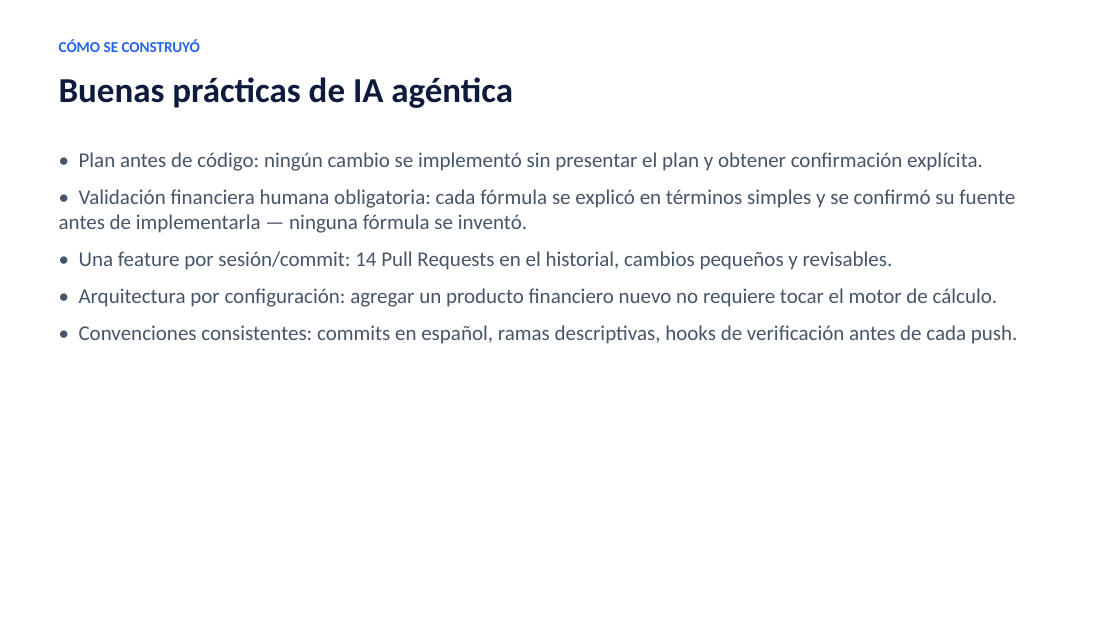
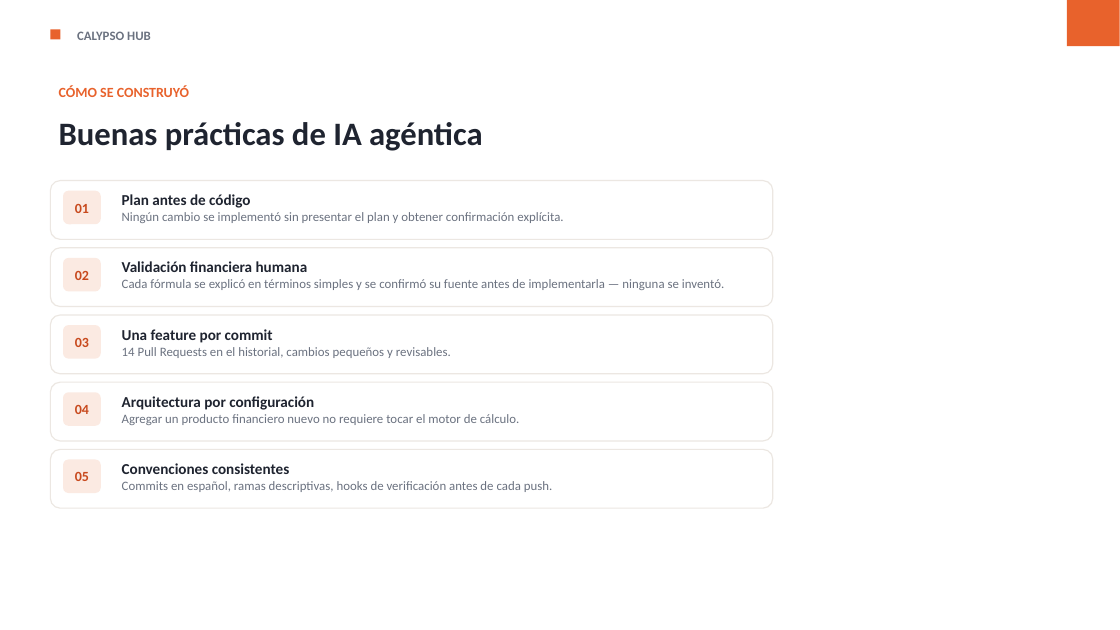
Before and after one commit to gabrielalonso-pr/calypso-knowledge-hub, a slide deck: slide 9 of presentation/calypso-knowledge-hub.pptx. Drawn at 1120x630 pixels with LibreOffice and Linux fonts; fonts in the diff are those of the drawing. Boxes give left, top, right and bottom in pixels: in the first picture for what was removed or moved away, otherwise in the second. Text is boxed around its words. In the diff, an @@ line names an element or a change of style, - is before the commit and + after.

```diff
--- a/presentation/calypso-knowledge-hub.pptx
+++ b/presentation/calypso-knowledge-hub.pptx
@@ rectangle added at [50, 29, 60, 39], fill #E8622C @@
@@ rectangle added at [1067, 0, 1120, 46], fill #E8622C @@
@@ text added at [77, 31, 151, 40], 11 pt, text #6B7280, bold @@
+CALYPSO HUB
@@ text "CÓMO SE CONSTRUYÓ": place and size @@
-text "CÓMO SE CONSTRUYÓ" at [59, 39, 200, 52]
+text "CÓMO SE CONSTRUYÓ" at [59, 86, 189, 97]
@@ text "CÓMO SE CONSTRUYÓ" at [59, 86, 189, 97]: size 13 to 12 pt, text colour #2563EB to #E8622C @@
@@ text "Buenas prácticas de IA agéntica": place and size @@
-text "Buenas prácticas de IA agéntica" at [59, 77, 513, 108]
+text "Buenas prácticas de IA agéntica" at [59, 122, 483, 151]
@@ text "Buenas prácticas de IA agéntica" at [59, 122, 483, 151]: size 30 to 28 pt, text colour #0F1B3D to #1F2430 @@
@@ text removed at [59, 152, 1018, 344] @@
-• Plan antes de código: ningún cambio se implementó sin presentar el plan y obtener confirmación explícita.
-• Validación financiera humana obligatoria: cada fórmula se explicó en términos simples y se confirmó su fuente antes de implementarla — ninguna fórmula se inventó.
-• Una feature por sesión/commit: 14 Pull Requests en el historial, cambios pequeños y revisables.
-• Arquitectura por configuración: agregar un producto financiero nuevo no requiere tocar el motor de cálculo.
-• Convenciones consistentes: commits en español, ramas descriptivas, hooks de verificación antes de cada push.
@@ rounded rectangle added at [50, 181, 773, 239], fill #FFFFFF, outline #ECE7E2 1 pt @@
@@ rounded rectangle added at [63, 191, 101, 224], fill #FBEAE2, 12 pt, text #C84A1E, bold @@
+01
@@ text added at [122, 194, 563, 223], 11 pt, text #6B7280 @@
+Plan antes de código
+Ningún cambio se implementó sin presentar el plan y obtener confirmación explícita.
@@ rounded rectangle added at [50, 248, 773, 307], fill #FFFFFF, outline #ECE7E2 1 pt @@
@@ rounded rectangle added at [63, 258, 101, 292], fill #FBEAE2, 12 pt, text #C84A1E, bold @@
+02
@@ text added at [122, 261, 724, 290], 11 pt, text #6B7280 @@
+Validación financiera humana
+Cada fórmula se explicó en términos simples y se confirmó su fuente antes de implementarla — ninguna se inventó.
@@ rounded rectangle added at [50, 315, 773, 374], fill #FFFFFF, outline #ECE7E2 1 pt @@
@@ rounded rectangle added at [63, 325, 101, 359], fill #FBEAE2, 12 pt, text #C84A1E, bold @@
+03
@@ text added at [122, 329, 451, 358], 11 pt, text #6B7280 @@
+Una feature por commit
+14 Pull Requests en el historial, cambios pequeños y revisables.
@@ rounded rectangle added at [50, 382, 773, 441], fill #FFFFFF, outline #ECE7E2 1 pt @@
@@ rounded rectangle added at [63, 392, 101, 426], fill #FBEAE2, 12 pt, text #C84A1E, bold @@
+04
@@ text added at [122, 396, 520, 425], 11 pt, text #6B7280 @@
+Arquitectura por configuración
+Agregar un producto financiero nuevo no requiere tocar el motor de cálculo.
@@ rounded rectangle added at [50, 450, 773, 508], fill #FFFFFF, outline #ECE7E2 1 pt @@
@@ rounded rectangle added at [63, 460, 101, 493], fill #FBEAE2, 12 pt, text #C84A1E, bold @@
+05
@@ text added at [122, 463, 553, 492], 11 pt, text #6B7280 @@
+Convenciones consistentes
+Commits en español, ramas descriptivas, hooks de verificación antes de cada push.
```
Also in this commit, not shown: 11 other slides changed, 1 other file.
